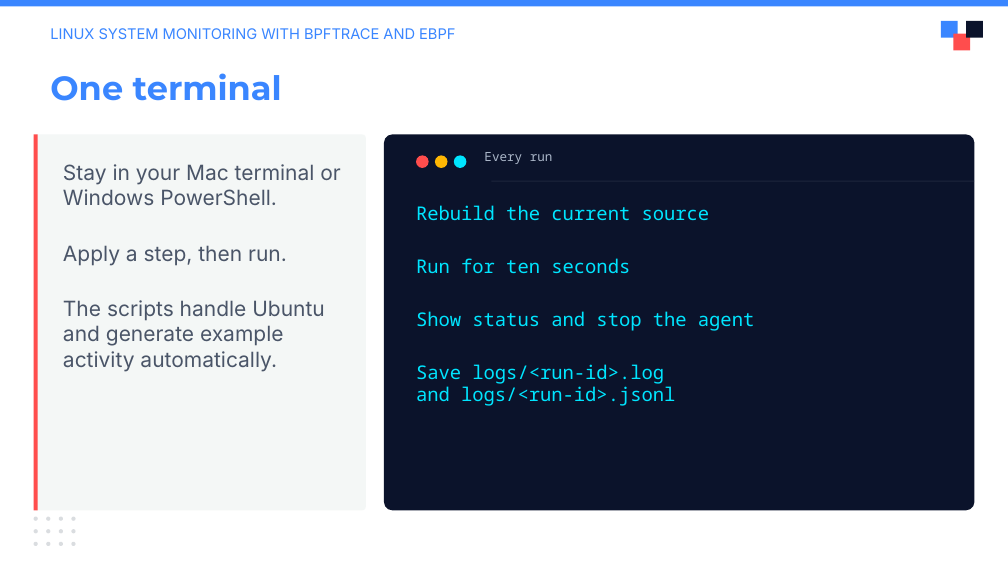
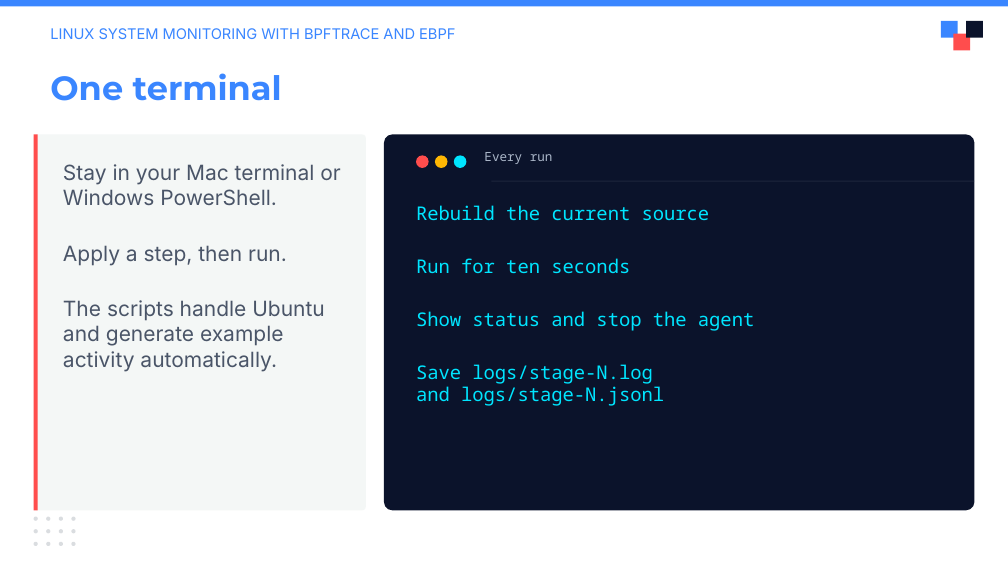
Before and after one commit to julianshalaby-perj/falco-libs-workshop, a slide deck: slide 5 of presentation/falco-libs-intro.pptx. Drawn at 1008x567 pixels with LibreOffice and Linux fonts; fonts in the diff are those of the drawing; background and template pictures are left out. Boxes give left, top, right and bottom in pixels: in the first picture for what was removed or moved away, otherwise in the second. Text is boxed around its words. In the diff, an @@ line names an element or a change of style, - is before the commit and + after.

Commit message:
Use stage filenames in workshop slides

```diff
--- a/presentation/falco-libs-intro.pptx
+++ b/presentation/falco-libs-intro.pptx
@@ text at (416,364,664,406): text changed @@
-Save logs/<run-id>.log
-and logs/<run-id>.jsonl
+Save logs/stage-N.log
+and logs/stage-N.jsonl
```
Also in this commit, not shown: 1 other slide changed.
